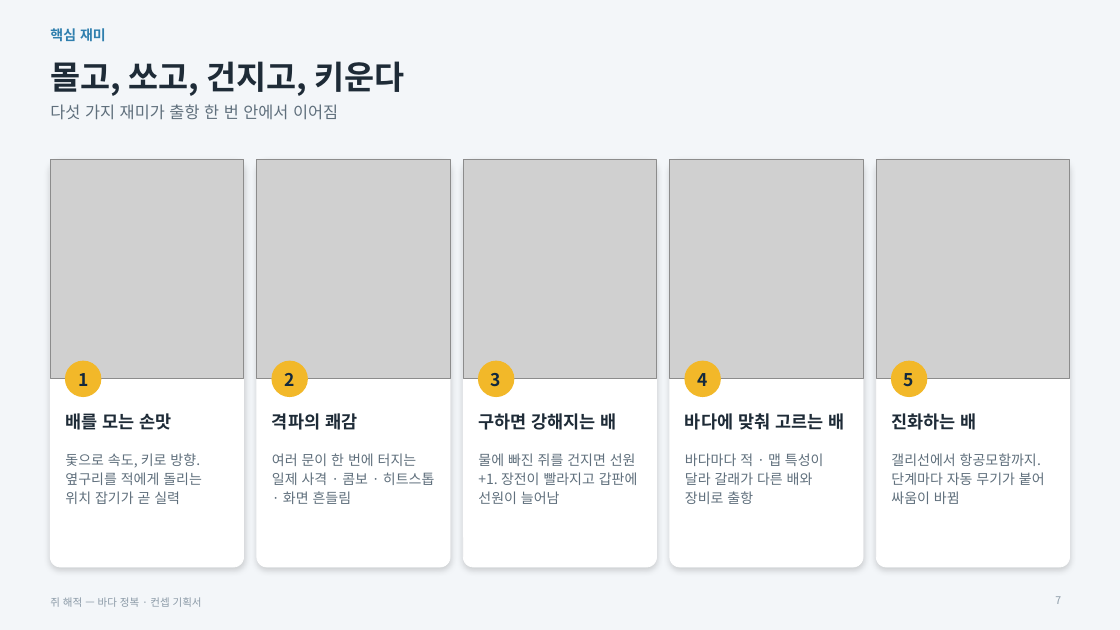
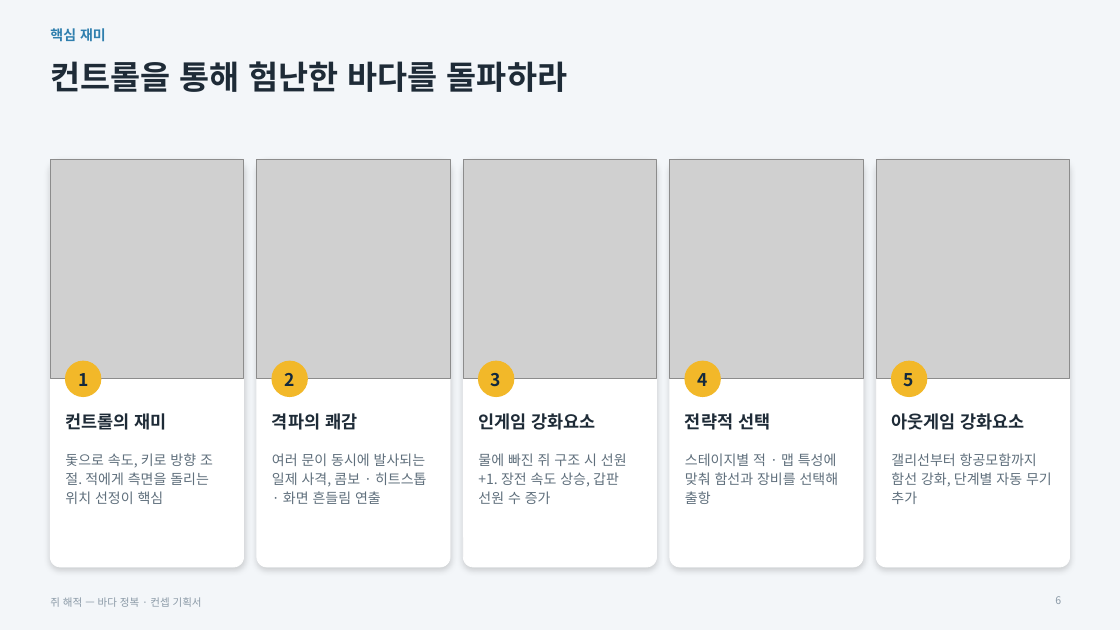
Before and after one commit to inory16351/RatPlain, a slide deck: slide 6 of Pirat_Plan/쥐해적_컨셉기획서.pptx (slide 7 before the commit). Drawn at 1120x630 pixels with LibreOffice and Linux fonts; fonts in the diff are those of the drawing; grey boxes stand for pictures. Boxes give left, top, right and bottom in pixels: in the first picture for what was removed or moved away, otherwise in the second. Text is boxed around its words. In the diff, an @@ line names an element or a change of style, - is before the commit and + after.

```diff
--- a/Pirat_Plan/쥐해적_컨셉기획서.pptx
+++ b/Pirat_Plan/쥐해적_컨셉기획서.pptx
@@ title at [50,61,567,92]: text changed @@
-몰고, 쏘고, 건지고, 키운다
+컨트롤을 통해 험난한 바다를 돌파하라
@@ text removed at [50,104,338,120] @@
-다섯 가지 재미가 출항 한 번 안에서 이어짐
@@ text at [65,413,167,430]: text changed @@
-배를 모는 손맛
+컨트롤의 재미
@@ text at [478,413,596,430]: text changed @@
-구하면 강해지는 배
+인게임 강화요소
@@ text at [685,413,770,430]: text changed @@
-바다에 맞춰 고르는 배
+전략적 선택
@@ text at [891,413,1025,430]: text changed @@
-진화하는 배
+아웃게임 강화요소
@@ text at [65,453,213,504]: text changed @@
-돛으로 속도, 키로 방향. 옆구리를 적에게 돌리는 위치 잡기가 곧 실력
+돛으로 속도, 키로 방향 조절. 적에게 측면을 돌리는 위치 선정이 핵심
@@ text at [272,453,426,504]: text changed @@
-여러 문이 한 번에 터지는 일제 사격 · 콤보 · 히트스톱 · 화면 흔들림
+여러 문이 동시에 발사되는 일제 사격, 콤보 · 히트스톱 · 화면 흔들림 연출
@@ text at [478,453,627,504]: text changed @@
-물에 빠진 쥐를 건지면 선원 +1. 장전이 빨라지고 갑판에 선원이 늘어남
+물에 빠진 쥐 구조 시 선원 +1. 장전 속도 상승, 갑판 선원 수 증가
@@ text at [685,453,839,504]: text changed @@
-바다마다 적 · 맵 특성이 달라 갈래가 다른 배와 장비로 출항
+스테이지별 적 · 맵 특성에 맞춰 함선과 장비를 선택해 출항
@@ text at [891,453,1052,504]: text changed @@
-갤리선에서 항공모함까지. 단계마다 자동 무기가 붙어 싸움이 바뀜
+갤리선부터 항공모함까지 함선 강화, 단계별 자동 무기 추가
@@ page number at [1055,596,1061,604]: text changed @@
-7
+6
```
Also in this commit, not shown: 16 other slides changed, 1 slide removed, 1 other file.
